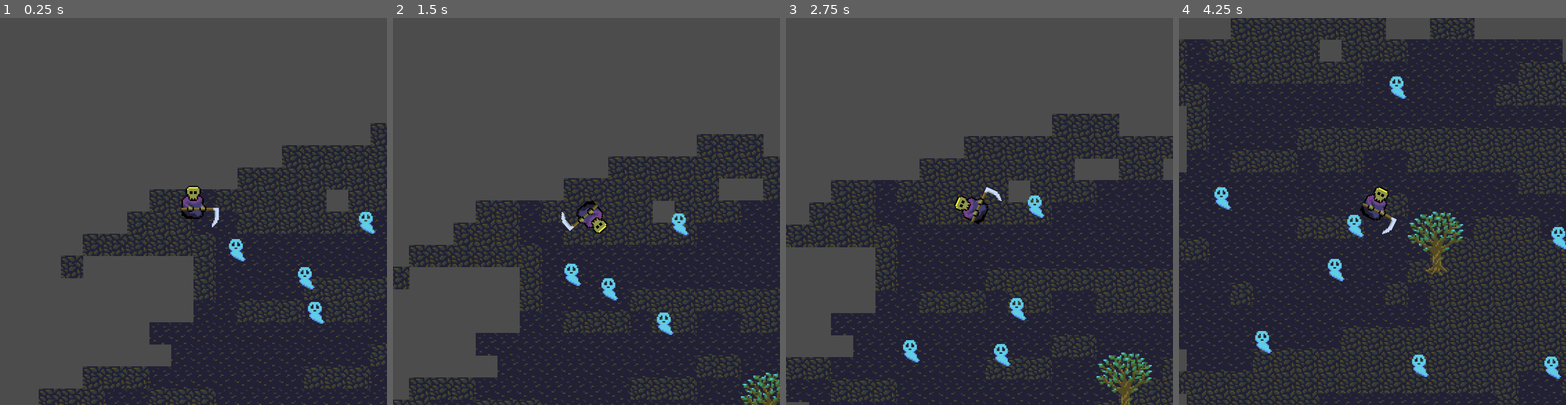
Above: before the commit, frames 1-4 (left to right).
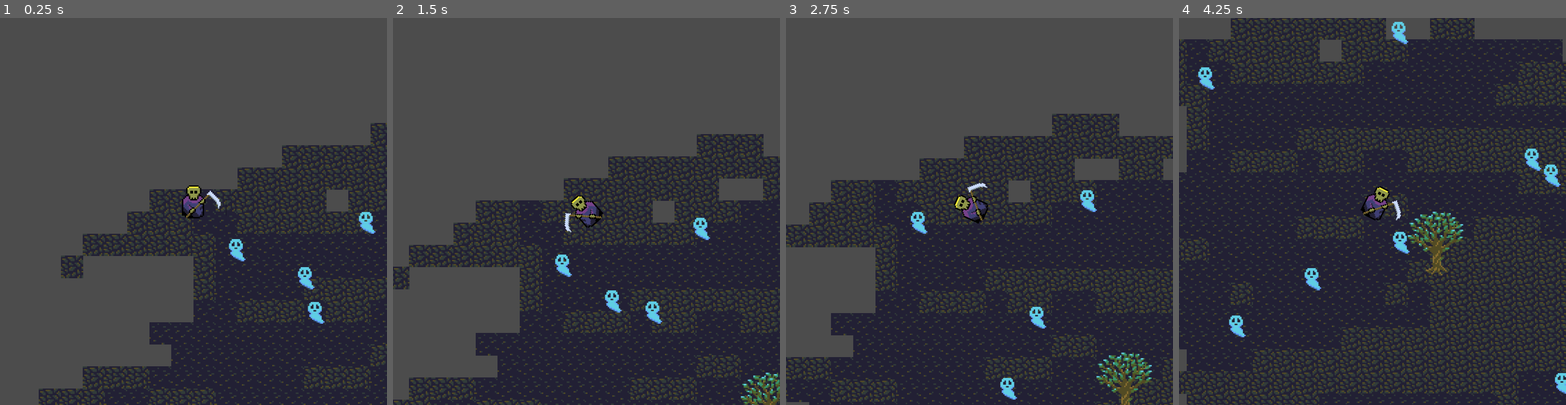
Above: after the commit, the same moments.

Repository: Tinsuit/GrimHarvester
Game: Godot game, scene res://Forest.tscn
Two runs of this game, one before a commit and one after it. Both use one fixed random seed, a clock stepped at 60 frames per second and the inputs below.
Inputs (mouse positions are in pixels of both pictures, inside the frame that each line leads up to):
- Up to frame 1 (0.25 s): no input
- Up to frame 2 (1.5 s): move the mouse to (671, 192) at 0.52 s; click (671, 192) at 0.67 s; drag from (509, 230) to (601, 296) at 1.27 s
- Up to frame 3 (2.75 s): move the mouse to (1018, 126) at 2.02 s; click (1018, 126) at 2.17 s
- Up to frame 4 (4.25 s): drag from (1353, 288) to (1391, 358) at 2.77 s; move the mouse to (1488, 269) at 3.52 s; click (1488, 269) at 3.67 s

The runs differ from the first frame. In frame 1, 0.4% of the frame differs, in the area x 46-59%, y 43-55%; in frame 2, 1.7%; in frame 3, 1.6%; in frame 4, 2.8%, in the area x 4-100%, y 1-98%.

Commit message:
Spirit fixes

Diff:
--- a/project/Forest.tscn
+++ b/project/Forest.tscn
@@ -38,24 +38,29 @@
 1/shapes = [  ]
 1/z_index = 0
 
-[sub_resource type="AtlasTexture" id=5]
+[sub_resource type="AtlasTexture" id=10]
+flags = 4
+atlas = ExtResource( 7 )
+region = Rect2( 0, 0, 96, 96 )
+
+[sub_resource type="AtlasTexture" id=11]
+flags = 4
+atlas = ExtResource( 7 )
+region = Rect2( 96, 0, 96, 96 )
+
+[sub_resource type="AtlasTexture" id=12]
 flags = 4
 atlas = ExtResource( 7 )
 region = Rect2( 192, 0, 96, 96 )
 
-[sub_resource type="AtlasTexture" id=6]
+[sub_resource type="AtlasTexture" id=13]
 flags = 4
 atlas = ExtResource( 7 )
-region = Rect2( 96, 0, 96, 96 )
-
-[sub_resource type="AtlasTexture" id=7]
-flags = 4
-atlas = ExtResource( 7 )
-region = Rect2( 192, 0, 96, 96 )
+region = Rect2( 0, 0, 96, 96 )
 
 [sub_resource type="SpriteFrames" id=8]
 animations = [ {
-"frames": [ SubResource( 5 ), SubResource( 6 ), SubResource( 7 ) ],
+"frames": [ SubResource( 10 ), SubResource( 11 ), SubResource( 12 ), SubResource( 13 ) ],
 "loop": false,
 "name": "default",
 "speed": 5.0
@@ -84,8 +89,9 @@
 script = ExtResource( 1 )
 
 [node name="AnimatedSprite" type="AnimatedSprite" parent="Trees/PlayerGrim"]
-position = Vector2( 22, -8 )
+position = Vector2( -25, -57 )
 frames = SubResource( 8 )
+centered = false
 
 [node name="CollisionShape2D" type="CollisionShape2D" parent="Trees/PlayerGrim"]
 position = Vector2( 0, -20 )
@@ -136,17 +142,17 @@
 [node name="Spirit9" parent="Spirits" instance=ExtResource( 2 )]
 position = Vector2( 1130, 136 )
 
+[node name="Spirit10" parent="Spirits" instance=ExtResource( 2 )]
+position = Vector2( 1075, 514 )
+
 [node name="Spirit11" parent="Spirits" instance=ExtResource( 2 )]
-position = Vector2( 516, 654 )
+position = Vector2( 423, 892 )
 
 [node name="Spirit12" parent="Spirits" instance=ExtResource( 2 )]
-position = Vector2( 868, 637 )
-
-[node name="Spirit10" parent="Spirits" instance=ExtResource( 2 )]
-position = Vector2( 959, 358 )
+position = Vector2( 867, 275 )
 
 [node name="Spirit13" parent="Spirits" instance=ExtResource( 2 )]
-position = Vector2( 1179, 615 )
+position = Vector2( 891, 790 )
 
 [connection signal="grim_neared" from="Spirits/Spirit" to="." method="_on_Spirit_grim_neared"]
 [connection signal="grim_touched" from="Spirits/Spirit" to="." method="_on_Spirit_grim_touched"]
@@ -166,3 +172,11 @@
 [connection signal="grim_touched" from="Spirits/Spirit8" to="." method="_on_Spirit_grim_touched"]
 [connection signal="grim_neared" from="Spirits/Spirit9" to="." method="_on_Spirit_grim_neared"]
 [connection signal="grim_touched" from="Spirits/Spirit9" to="." method="_on_Spirit_grim_touched"]
+[connection signal="grim_neared" from="Spirits/Spirit10" to="." method="_on_Spirit_grim_neared"]
+[connection signal="grim_touched" from="Spirits/Spirit10" to="." method="_on_Spirit_grim_touched"]
+[connection signal="grim_neared" from="Spirits/Spirit11" to="." method="_on_Spirit_grim_neared"]
+[connection signal="grim_touched" from="Spirits/Spirit11" to="." method="_on_Spirit_grim_touched"]
+[connection signal="grim_neared" from="Spirits/Spirit12" to="." method="_on_Spirit_grim_neared"]
+[connection signal="grim_touched" from="Spirits/Spirit12" to="." method="_on_Spirit_grim_touched"]
+[connection signal="grim_neared" from="Spirits/Spirit13" to="." method="_on_Spirit_grim_neared"]
+[connection signal="grim_touched" from="Spirits/Spirit13" to="." method="_on_Spirit_grim_touched"]
--- a/project/Spirit.tscn
+++ b/project/Spirit.tscn
@@ -47,16 +47,16 @@
 } ]
 
 [sub_resource type="CapsuleShape2D" id=11]
-radius = 4.0
+radius = 1.0
 height = 4.0
 
 [sub_resource type="CircleShape2D" id=2]
-radius = 98.0051
+radius = 164.012
 
 [sub_resource type="CapsuleShape2D" id=12]
 radius = 15.0
 
-[node name="Spirit" type="KinematicBody2D"]
+[node name="Spirit" type="Area2D"]
 script = ExtResource( 1 )
 
 [node name="AnimatedSprite" type="AnimatedSprite" parent="."]
--- a/project/scripts/Forest.gd
+++ b/project/scripts/Forest.gd
@@ -23,4 +23,5 @@
 
 func _on_Spirit_grim_touched(spirit):
 	spirit.queue_free()
+	$Trees/PlayerGrim/AnimatedSprite.frame = 0
 	$Trees/PlayerGrim/AnimatedSprite.play()
--- a/project/scripts/PlayerGrim.gd
+++ b/project/scripts/PlayerGrim.gd
@@ -14,6 +14,7 @@
 	if target != null:
 		var velocity:Vector2 = (target-position).normalized() * speed * (2 if running else 1)
 		var collision = move_and_collide(velocity * delta)
+		$AnimatedSprite.flip_v = true if velocity.x < 0 else false
 		if collision != null || position.distance_to(target) < 4:
 			reset()
 
--- a/project/scripts/Spirit.gd
+++ b/project/scripts/Spirit.gd
@@ -1,8 +1,6 @@
-extends KinematicBody2D
+extends Area2D
 
 export var speed = 40
-const MIN_TIME = 1
-const MAX_TIME = 2
 var dir
 var running = false
 
@@ -24,9 +22,22 @@
 # Called every frame. 'delta' is the elapsed time since the previous frame.
 func _process(delta):
 	if dir != null:
-		move_and_slide(dir * speed * (5 if running else 1))
+		translate(dir * speed * delta * (5 if running else 1))
 	else:
-		dir = directions.values()[randi() % directions.size()]
+		var areas:Array = get_overlapping_areas()
+		if !areas.empty():
+			var dirs = []
+			if areas[0].position.x > 0:
+				dirs.push_back(directions.Right)
+			else:
+				dirs.push_back(directions.Left)
+			if areas[0].position.y > 0:
+				dirs.push_back(directions.Down)
+			else:
+				dirs.push_back(directions.Up)
+			dir = dirs[randi() % dirs.size()]
+		if dir == null:
+			dir = directions.values()[randi() % directions.size()]
 		$Run.wait_time = randf() + 0.5
 		$Run.start()
 
@@ -50,5 +61,3 @@
 func _on_Body_body_entered(body:Node):
 	if body.name == "PlayerGrim":
 		emit_signal("grim_touched", self)
-	else:
-		 print(body.name)
Not shown: 1 places in project/Forest.tscn that only renumber resources
